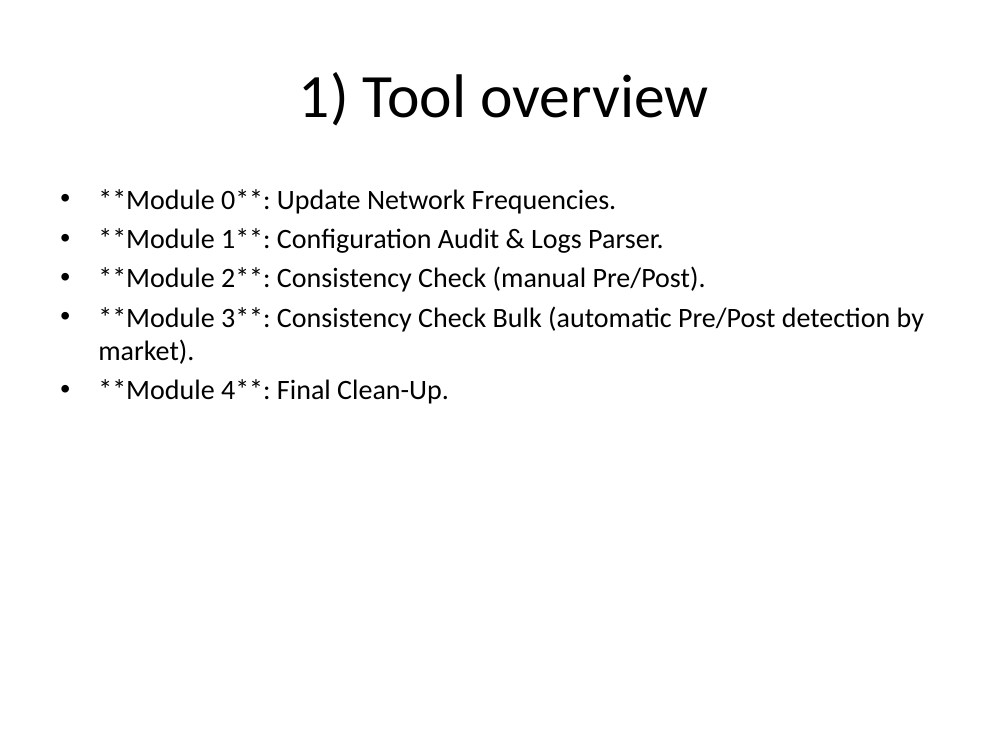
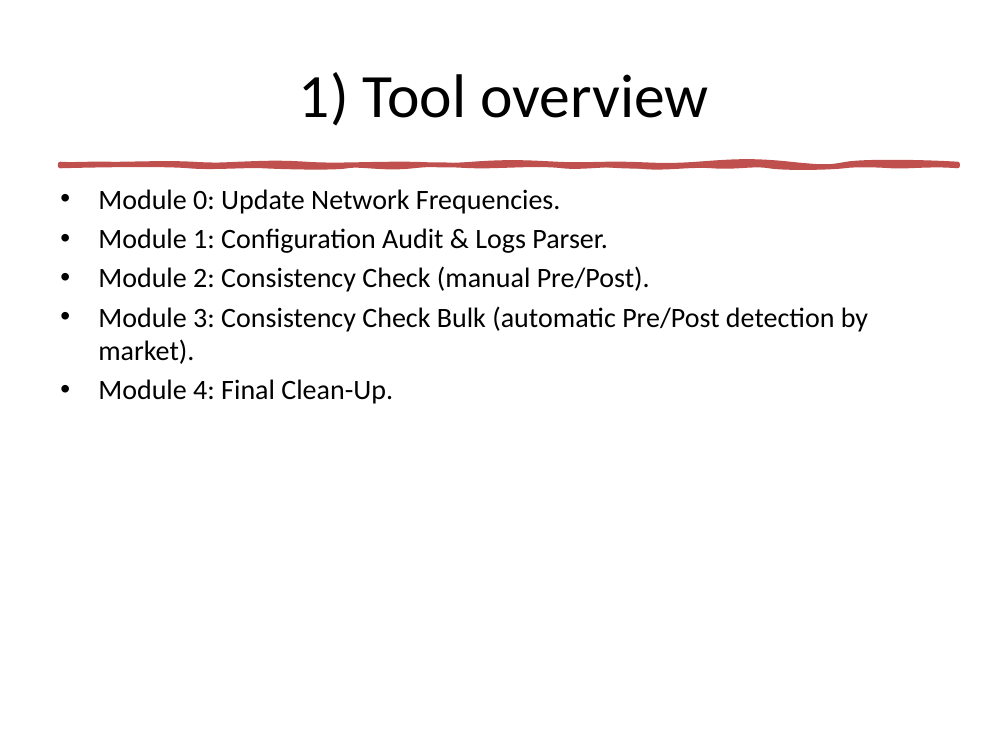
Before and after one commit to jaimetur/SSB_RetuningAutomations, a slide deck: slide 2 of help/SSB-Retuning-Automations-User-Guide-v0.7.1.pptx. Drawn at 1008x756 pixels with LibreOffice and Linux fonts; fonts in the diff are those of the drawing. Boxes give left, top, right and bottom in pixels: in the first picture for what was removed or moved away, otherwise in the second. Text is boxed around its words. In the diff, an @@ line names an element or a change of style, - is before the commit and + after.

```diff
--- a/help/SSB-Retuning-Automations-User-Guide-v0.7.1.pptx
+++ b/help/SSB-Retuning-Automations-User-Guide-v0.7.1.pptx
@@ freeform shape added at (x1=60, y1=164, x2=958, y2=166), fill #C0504D, outline #C0504D 3.25 pt @@
@@ text at (x1=98, y1=189, x2=868, y2=404): text changed @@
-• **Module 0**: Update Network Frequencies.
-• **Module 1**: Configuration Audit & Logs Parser.
-• **Module 2**: Consistency Check (manual Pre/Post).
-• **Module 3**: Consistency Check Bulk (automatic Pre/Post detection by market).
-• **Module 4**: Final Clean-Up.
+• Module 0: Update Network Frequencies.
+• Module 1: Configuration Audit & Logs Parser.
+• Module 2: Consistency Check (manual Pre/Post).
+• Module 3: Consistency Check Bulk (automatic Pre/Post detection by market).
+• Module 4: Final Clean-Up.
```
Also in this commit, not shown: 6 other slides changed, 4 other files.
